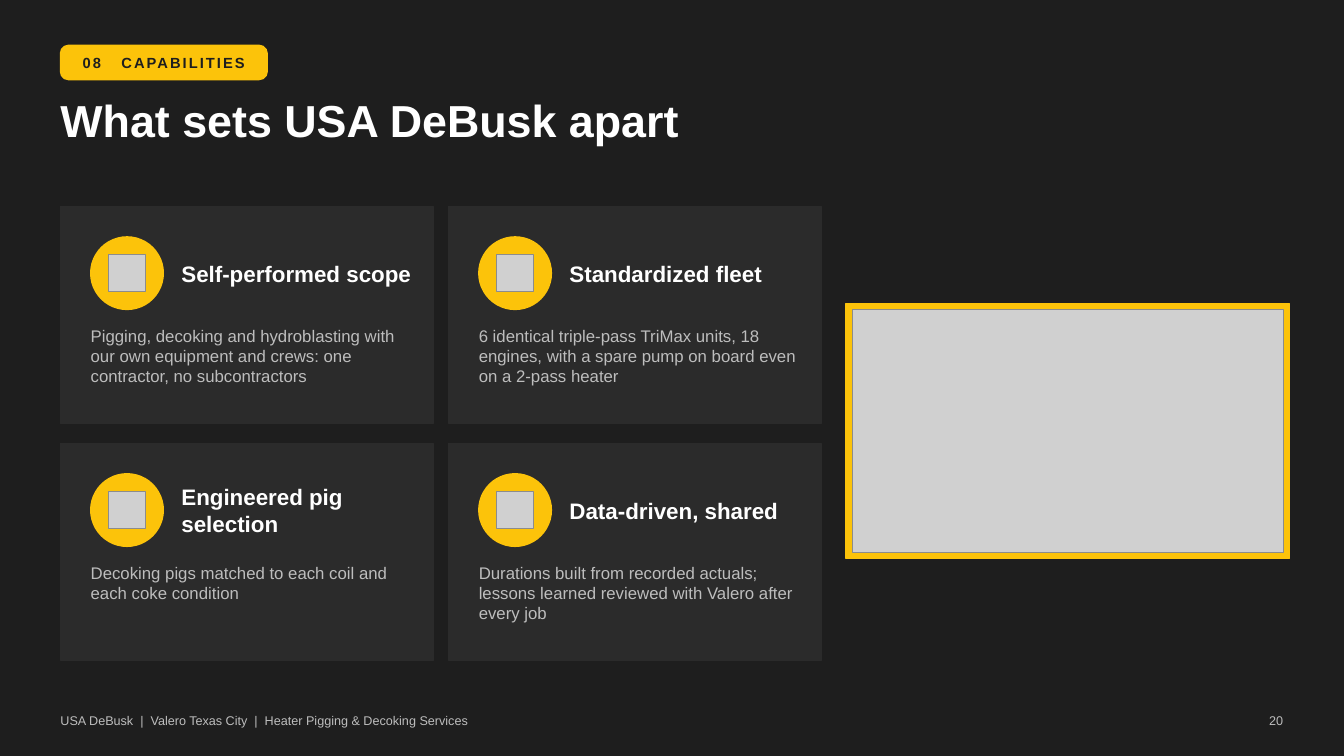
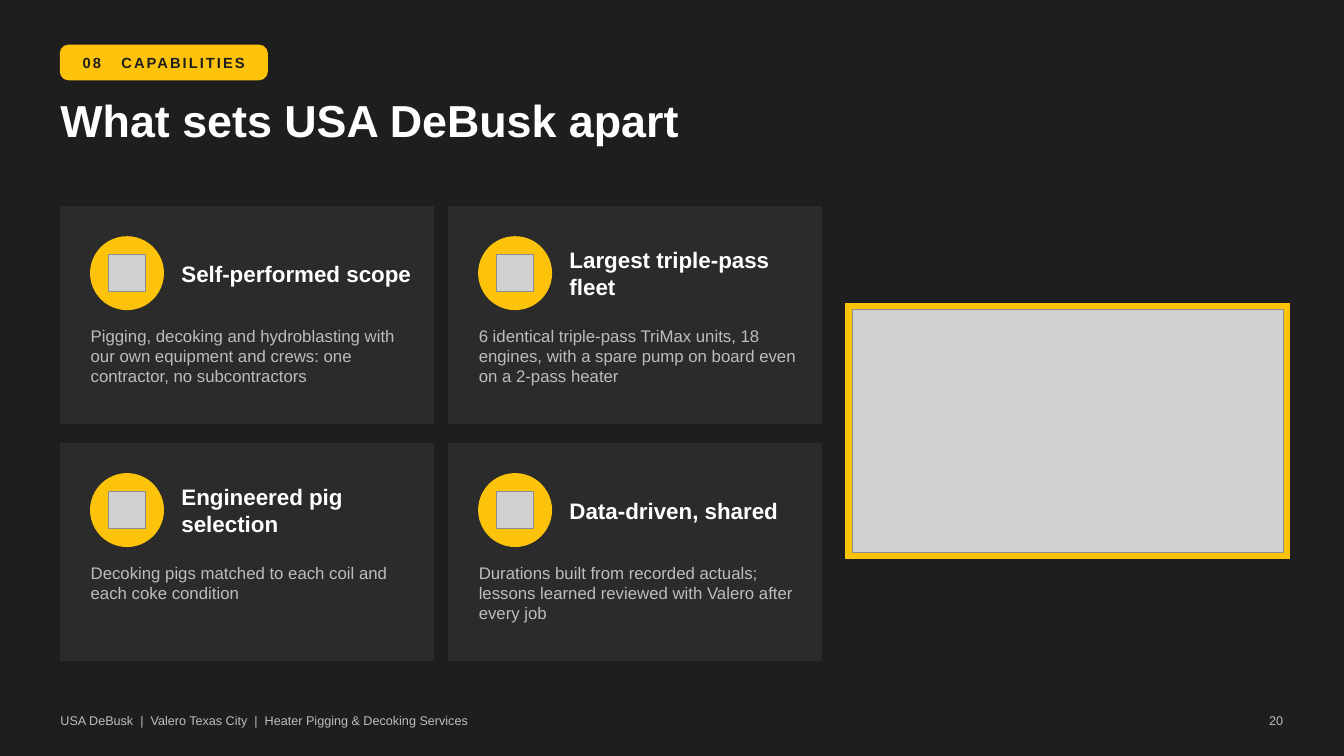
Before and after one commit to TheSkinz/obsidian-work, a slide deck: slide 20 of 02-facilities/Valero/Texas-City-TX/pigging-capabilities-presentation/Valero_TXC_Pigging_Capabilities.pptx. Drawn at 1344x756 pixels with LibreOffice and Linux fonts; fonts in the diff are those of the drawing; grey boxes stand for pictures. Boxes give left, top, right and bottom in pixels: in the first picture for what was removed or moved away, otherwise in the second. Text is boxed around its words. In the diff, an @@ line names an element or a change of style, - is before the commit and + after.

```diff
--- a/02-facilities/Valero/Texas-City-TX/pigging-capabilities-presentation/Valero_TXC_Pigging_Capabilities.pptx
+++ b/02-facilities/Valero/Texas-City-TX/pigging-capabilities-presentation/Valero_TXC_Pigging_Capabilities.pptx
@@ text at [569, 251, 769, 295]: text changed @@
-Standardized fleet
+Largest triple-pass fleet
```
Also in this commit, not shown: 3 other files.
